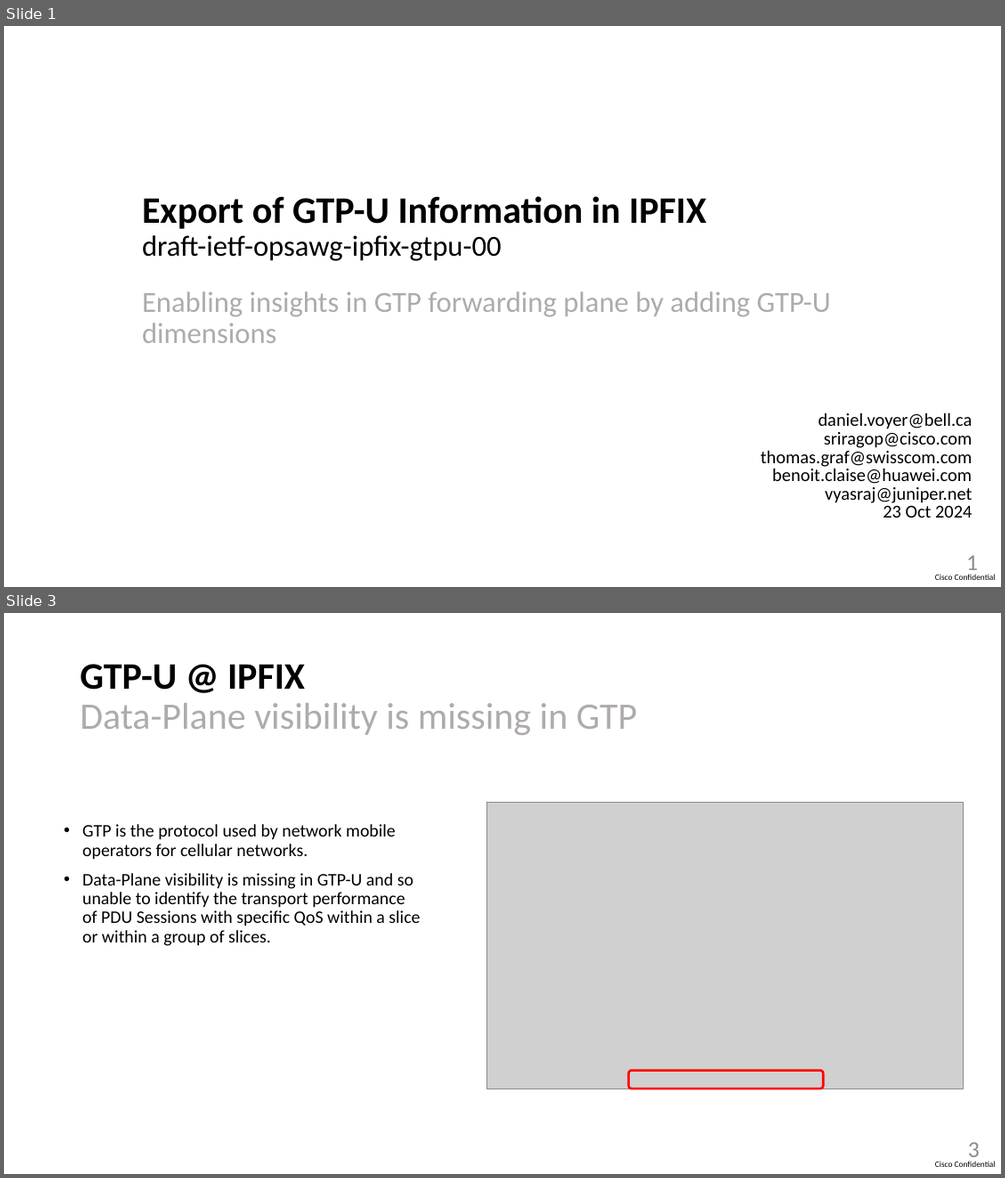
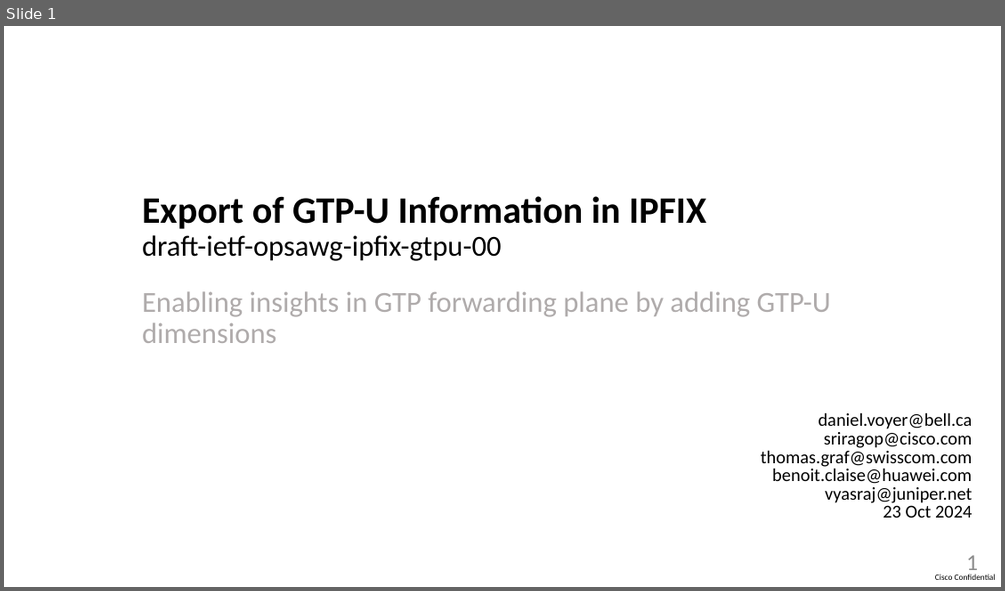
Before and after one commit to sriragop/draft-voyersriram-opsawg-ipfix-gtpu, a slide deck: draft-ietf-opsawg-ipfix-gtpu-00.pptx. Shown one above the other, each under a label of ours: slides 1 and 3 before the commit, slide 1 after it; the slides between them are not shown. The pictures are 1005x1178 and 1005x591 pixels, drawn with LibreOffice and Linux fonts; fonts in the diff are those of the drawing; grey boxes stand for pictures. Boxes give left, top, right and bottom in pixels: in the first picture for what was removed or moved away, otherwise in the second. Text is boxed around its words. In the diff, an @@ line names an element or a change of style, - is before the commit and + after.

```diff
--- a/draft-ietf-opsawg-ipfix-gtpu-00.pptx
+++ b/draft-ietf-opsawg-ipfix-gtpu-00.pptx
@@ slide 3 removed at [4,613,1001,1174], background #FFFFFF; not listed: 1 template element that a slide beside it also shows @@
@@ title removed at [80,664,637,735] @@
-GTP-U @ IPFIX
-Data-Plane visibility is missing in GTP
@@ text removed at [82,824,420,946] @@
-• GTP is the protocol used by network mobile operators for cellular networks.
-• Data-Plane visibility is missing in GTP-U and so unable to identify the transport performance of PDU Sessions with specific QoS within a slice or within a group of slices.
@@ picture removed at [486,803,963,1088] @@
@@ rounded rectangle removed at [629,1070,823,1088] @@
@@ page number removed at [968,1142,979,1162] @@
-3
```
Also in this commit, not shown: 4 slides changed, 2 other slides removed, 1 other file.
